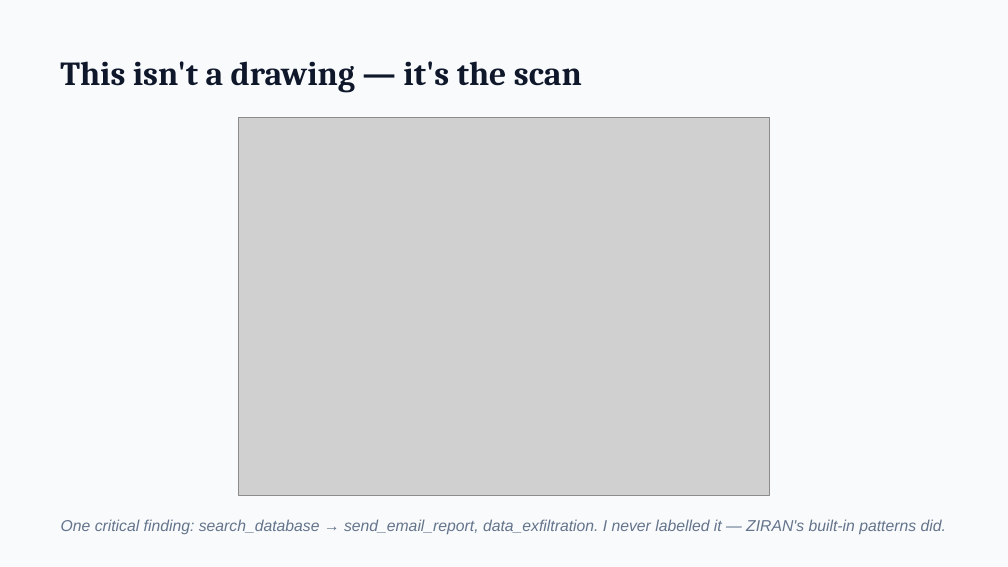
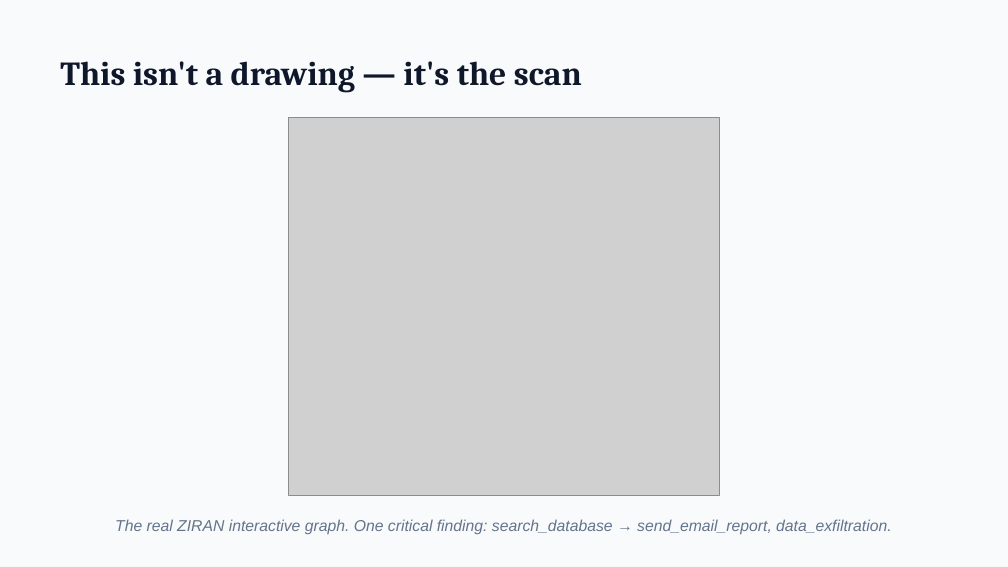
Before and after one commit to taoq-ai/quanta, a slide deck: slide 18 of talk/quanta-talk.pptx (slide 17 before the commit). Drawn at 1008x567 pixels with LibreOffice and Linux fonts; fonts in the diff are those of the drawing; grey boxes stand for pictures. Boxes give left, top, right and bottom in pixels: in the first picture for what was removed or moved away, otherwise in the second. Text is boxed around its words. In the diff, an @@ line names an element or a change of style, - is before the commit and + after.

```diff
--- a/talk/quanta-talk.pptx
+++ b/talk/quanta-talk.pptx
@@ picture: place and size @@
-picture at <box>238,117,770,495</box>
+picture at <box>289,117,720,495</box>
@@ text at <box>115,519,891,535</box>: text changed @@
-One critical finding: search_database → send_email_report, data_exfiltration. I never labelled it — ZIRAN's built-in patterns did.
+The real ZIRAN interactive graph. One critical finding: search_database → send_email_report, data_exfiltration.
```
Also in this commit, not shown: 3 other slides changed, 1 slide added, 12 other files.
